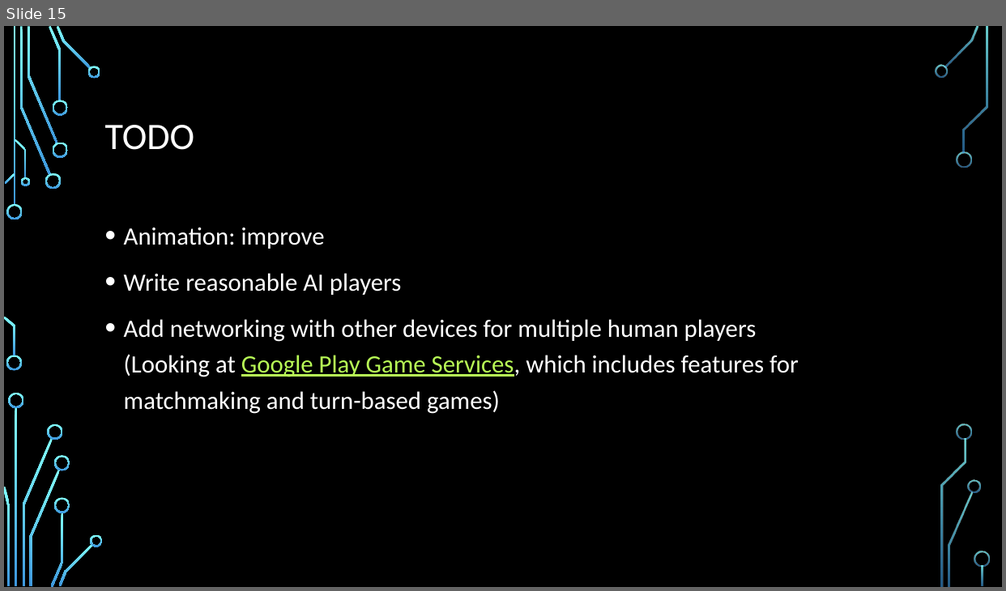
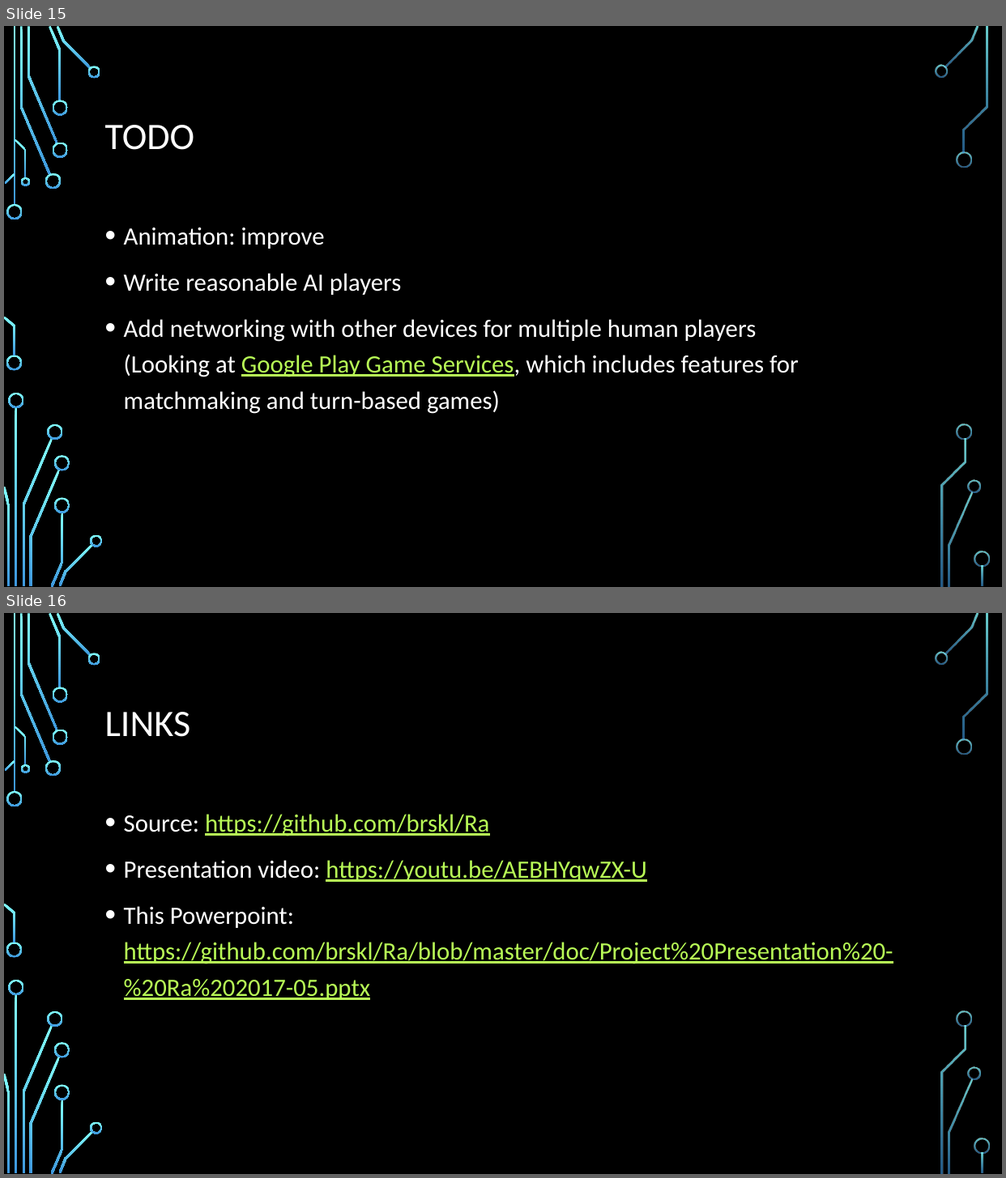
Before and after one commit to brskl/Ra, a slide deck: doc/Project Presentation - Ra 2017-05.pptx. Shown one above the other, each under a label of ours: slide 15 before the commit, slides 15 and 16 after it. The pictures are 1006x591 and 1006x1178 pixels, drawn with LibreOffice and Linux fonts; fonts in the diff are those of the drawing; background and template pictures are left out. Boxes give left, top, right and bottom in pixels: in the first picture for what was removed or moved away, otherwise in the second. Text is boxed around its words. In the diff, an @@ line names an element or a change of style, - is before the commit and + after.

Commit message:
added Links slide

```diff
--- a/doc/Project Presentation - Ra 2017-05.pptx
+++ b/doc/Project Presentation - Ra 2017-05.pptx
@@ slide 16 added at (x1=4, y1=613, x2=1002, y2=1174), background picture (left out); not listed: 36 template elements that a slide beside it also shows @@
@@ title added at (x1=105, y1=712, x2=191, y2=737), 36 pt, text #FFFFFF @@
+LINKS
@@ text added at (x1=124, y1=814, x2=893, y2=1000), 24 pt, text #B8FA56, underline @@
+• Source: https://github.com/brskl/Ra
+• Presentation video: https://youtu.be/AEBHYqwZX-U
+• This Powerpoint: https://github.com/brskl/Ra/blob/master/doc/Project%20Presentation%20-%20Ra%202017-05.pptx
```
Also in this commit, not shown: 1 other file.
